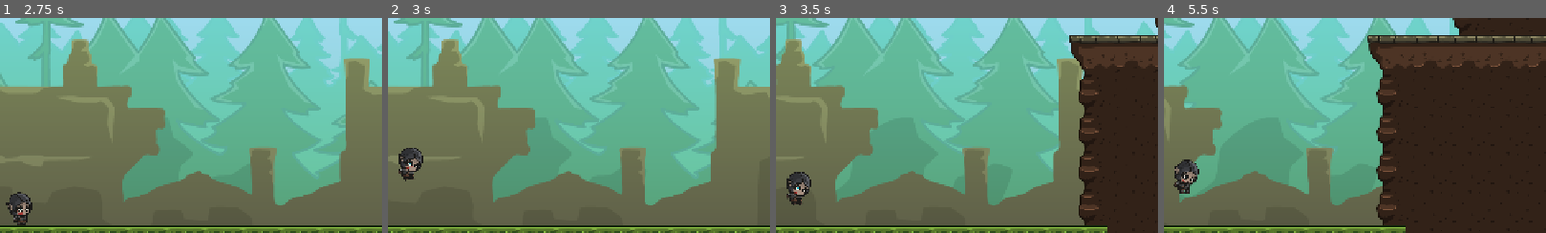
Above: before the commit, frames 1-4 (left to right).
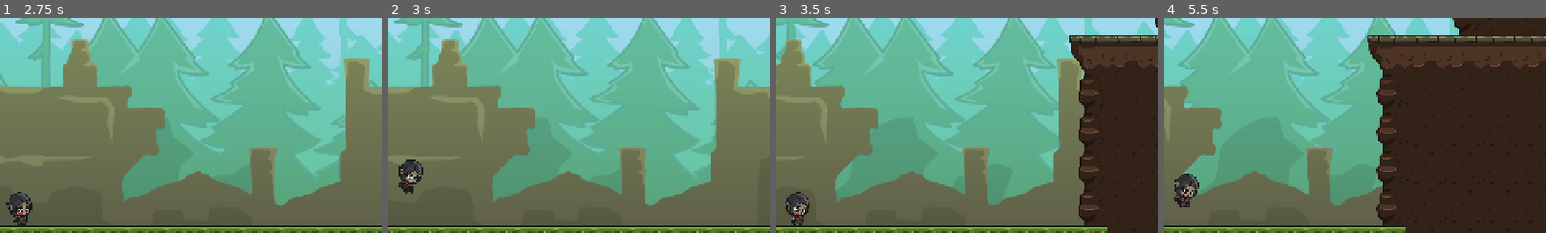
Above: after the commit, the same moments.

Repository: IkutiDev/GodotMultiplayer
Game: Godot game, scene res://levels/menu/menu.tscn
Same seed, same stepped clock (60 frames per second), same inputs: the game is played once before the commit and once after it.
Inputs:
- Up to frame 1 (2.75 s): tap Enter at 0.5 s; hold D (move_right) 0.53-1.25 s; tap Space (jump) at 0.6, 0.77, 1.07 s; click "Host" at 1.25 s; click "Start" at 2 s
- Up to frame 2 (3 s): tap Space (jump) at 2.75, 2.85 s; hold D (move_right) from 2.78 s (still down)
- Up to frame 3 (3.5 s): keep holding D (move_right); tap Space (jump) at 3.02, 3.32 s
- Up to frame 4 (5.5 s): release D (move_right) at 3.53 s; hold A (move_left) 3.53-4.28 s; tap Space (jump) at 3.6, 4.35, 4.52, 4.82, 5.1, 5.27 s; hold D (move_right) from 4.28 s (still down)
The pictures show only the part of the screen within x 47-97%, y 37-87%; the shares and areas given below are measured in that part.

Frame 1 is identical in both runs. In frame 2, 0.9% of the frame differs, in the area x 2-10%, y 60-82%; in frame 3, 1.1%, in the area x 2-10%, y 71-97%; in frame 4, 1.1%.

Commit message:
state based player controller

Diff:
--- a/player/player.gd
+++ b/player/player.gd
@@ -12,15 +12,20 @@
 
 @onready var initial_sprite_scale = player_sprite.scale
 
-var is_falling : bool
-var is_jumping : bool
-var is_jump_cancelled : bool
-var is_idle : bool
-var is_walking : bool
-var is_double_jumping : bool
 var jump_count : int = 0
 var camera_instance
 var owner_id := 1
+var state = PlayerState.IDLE
+
+enum PlayerState {
+	IDLE,
+	WALKING,
+	JUMP_STARTED,
+	JUMPING,
+	DOUBLE_JUMPING,
+	FALLING
+}
+
 func _enter_tree() -> void:
 	owner_id = name.to_int()
 	set_multiplayer_authority(owner_id)
@@ -41,31 +46,28 @@
 	velocity.y += gravity
 	handle_movement_state()
 
-	handle_jumping()
-
 	move_and_slide()
 	face_movement_direction(horizontal_input)
 
 func handle_movement_state() -> void:
-	is_falling = velocity.y > 0.0 and not is_on_floor()
-	is_jumping = Input.is_action_just_pressed("jump") and is_on_floor()
-	is_jump_cancelled = Input.is_action_just_released("jump") and velocity.y < 0.0
-	is_idle = is_zero_approx(velocity.x) and is_on_floor()
-	is_walking = not is_zero_approx(velocity.x) and is_on_floor()
-	is_double_jumping = Input.is_action_just_pressed("jump") and is_falling
+	# Decide State
+	if Input.is_action_just_pressed("jump") and is_on_floor():
+		state = PlayerState.JUMP_STARTED
+	elif is_zero_approx(velocity.x) and is_on_floor():
+		state = PlayerState.IDLE
+	elif not is_zero_approx(velocity.x) and is_on_floor():
+		state = PlayerState.WALKING
+	else:
+		state = PlayerState.JUMPING
 
-func handle_jumping() -> void:
-	if is_jumping:
-		velocity.y = -jump_strength
-		jump_count += 1
-	elif is_double_jumping:
-		jump_count += 1
-		if jump_count <= max_jumps:
-			velocity.y = -jump_strength
-	elif is_jump_cancelled:
+	if velocity.y > 0.0 and not is_on_floor():
+		if Input.is_action_just_pressed("jump"):
+			state = PlayerState.DOUBLE_JUMPING
+		else:
+			state = PlayerState.FALLING
+
+	if Input.is_action_just_released("jump") and velocity.y < 0.0:
 		velocity.y = 0
-	elif is_on_floor():
-		jump_count = 0
 
 func face_movement_direction(horizontal_input : float) -> void:
 	if not is_zero_approx(horizontal_input):
@@ -80,22 +82,34 @@
 	if owner_id != multiplayer.get_unique_id():
 		return
 	update_cmaera_pos()
-	update_animation()
+	update_animation_and_jump_state()
 
 func _on_animation_finished() -> void:
-	player_sprite.play("jump")
+	if state == PlayerState.JUMPING:
+		player_sprite.play("jump")
 
-func update_animation() -> void:
-	if is_jumping:
-		player_sprite.play("jump_start")
-	elif is_double_jumping:
-		player_sprite.play("double_jump_start")
-	elif is_walking:
-		player_sprite.play("walk")
-	elif is_falling:
-		player_sprite.play("fall")
-	elif is_idle:
-		player_sprite.play("idle")
+func update_animation_and_jump_state() -> void:
+
+	match state:
+		PlayerState.IDLE:
+			player_sprite.play("idle")
+			jump_count = 0
+		PlayerState.WALKING:
+			player_sprite.play("walk")
+			jump_count = 0
+		PlayerState.JUMP_STARTED:
+			player_sprite.play("jump_start")
+			velocity.y = -jump_strength
+			jump_count += 1
+		PlayerState.JUMPING:
+			pass
+		PlayerState.DOUBLE_JUMPING:
+			player_sprite.play("double_jump_start")
+			jump_count += 1
+			if jump_count <= max_jumps:
+				velocity.y = -jump_strength
+		PlayerState.FALLING:
+			player_sprite.play("fall")
 
 func set_up_camera() -> void:
 	camera_instance = player_camera.instantiate()
